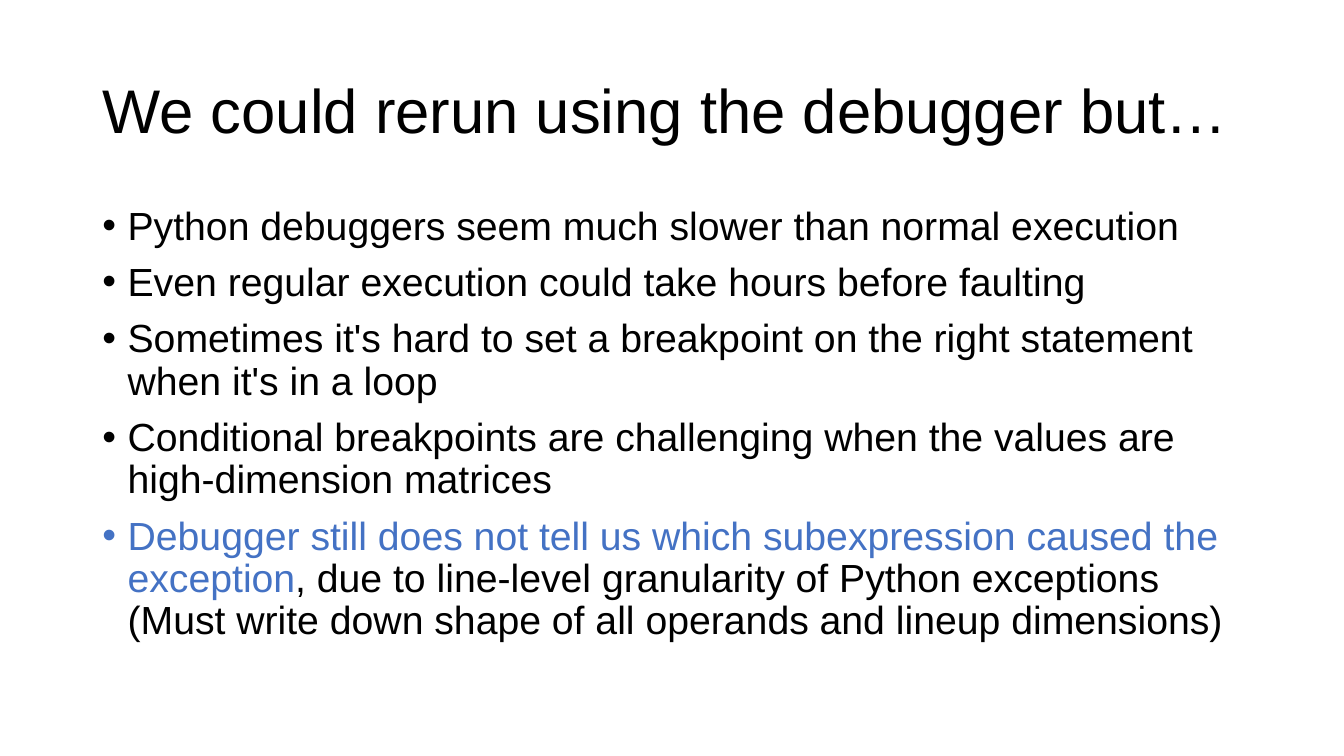
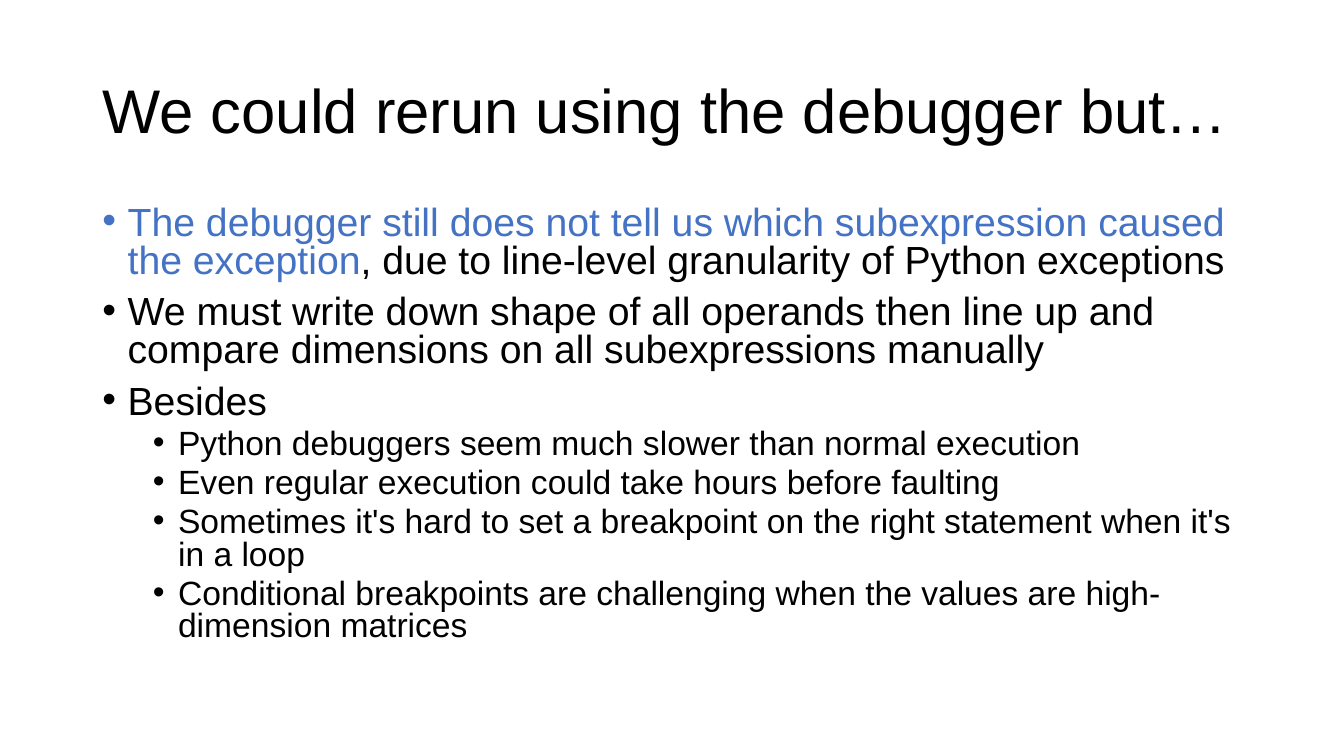
Before and after one commit to parrt/tensor-sensor, a slide deck: slide 3 of talks/tensor-sensor.pptx (slide 4 before the commit). Drawn at 1344x756 pixels with LibreOffice and Linux fonts; fonts in the diff are those of the drawing; background and template pictures are left out. Boxes give left, top, right and bottom in pixels: in the first picture for what was removed or moved away, otherwise in the second. Text is boxed around its words. In the diff, an @@ line names an element or a change of style, - is before the commit and + after.

```diff
--- a/talks/tensor-sensor.pptx
+++ b/talks/tensor-sensor.pptx
@@ text at box(128, 207, 1224, 416): paragraphs added @@
+• The debugger still does not tell us which subexpression caused the exception, due to line-level granularity of Python exceptions
+• We must write down shape of all operands then line up and compare dimensions on all subexpressions manually
+• Besides
@@ text at box(178, 430, 1231, 638): size 28 to 24 pt in "Python debuggers seem much slower than normal ...", "Even regular execution could take hours before ...", "Sometimes it's hard to set a breakpoint ...", "Conditional breakpoints are challenging when the values ..."; list level 1 to 2 in "Python debuggers seem much slower ..."; line spacing 0.9 to 0.8; list level 1 to 2 in "Even regular execution could take ..."; list level 1 to 2 in "Sometimes it's hard to set ..."; list level 1 to 2 in "Conditional breakpoints are challenging when ..." @@
@@ text at box(128, 521, 1222, 642): paragraph removed @@
-• Debugger still does not tell us which subexpression caused the exception, due to line-level granularity of Python exceptions
-  (Must write down shape of all operands and lineup dimensions)
```
Also in this commit, not shown: 12 other slides changed, 3 slides added, 11 slides removed, 3 other files.
